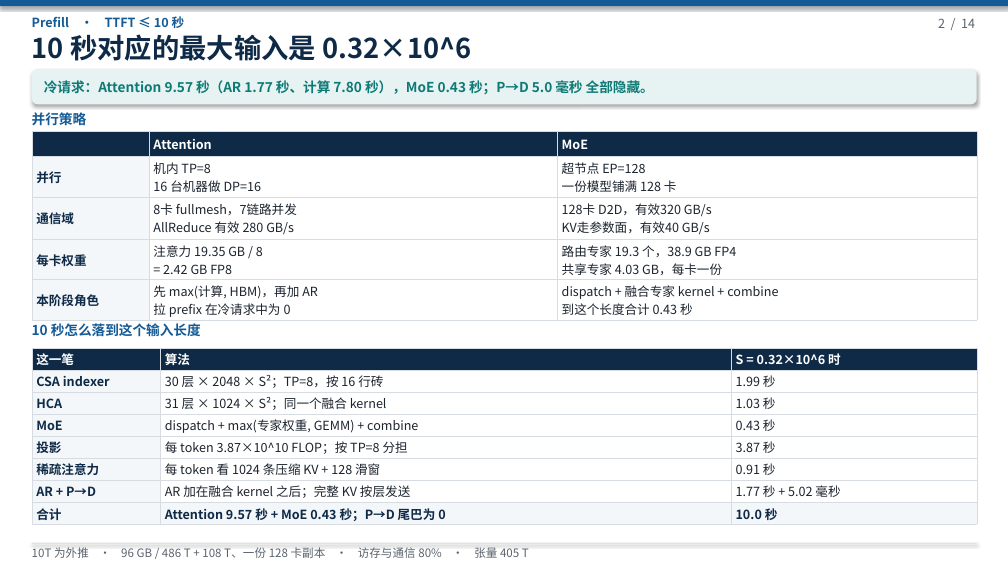
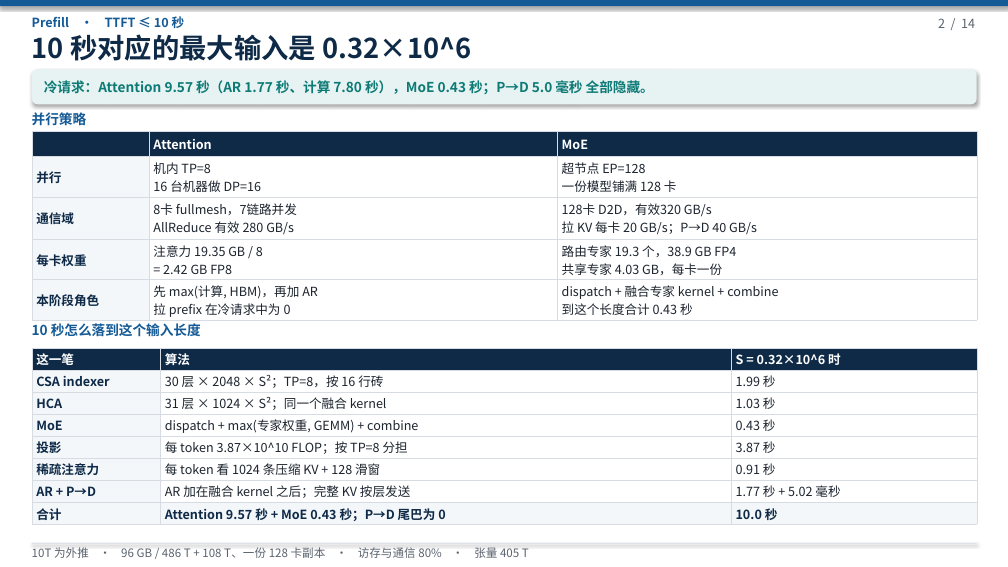
Before and after one commit to 69515164-rgb/UCL-MPComm, a slide deck: slide 2 of docs/deepseek-96g-slo.pptx. Drawn at 1008x567 pixels with LibreOffice and Linux fonts; fonts in the diff are those of the drawing. Boxes give left, top, right and bottom in pixels: in the first picture for what was removed or moved away, otherwise in the second. Text is boxed around its words. In the diff, an @@ line names an element or a change of style, - is before the commit and + after.

```diff
--- a/docs/deepseek-96g-slo.pptx
+++ b/docs/deepseek-96g-slo.pptx
@@ table at (x1=32, y1=132, x2=977, y2=321) @@
-row 3, column 3: 128卡 D2D，有效320 GB/s / KV走参数面，有效40 GB/s
+row 3, column 3: 128卡 D2D，有效320 GB/s / 拉 KV 每卡 20 GB/s；P→D 40 GB/s
```
Also in this commit, not shown: 6 other slides changed, 5 other files.
